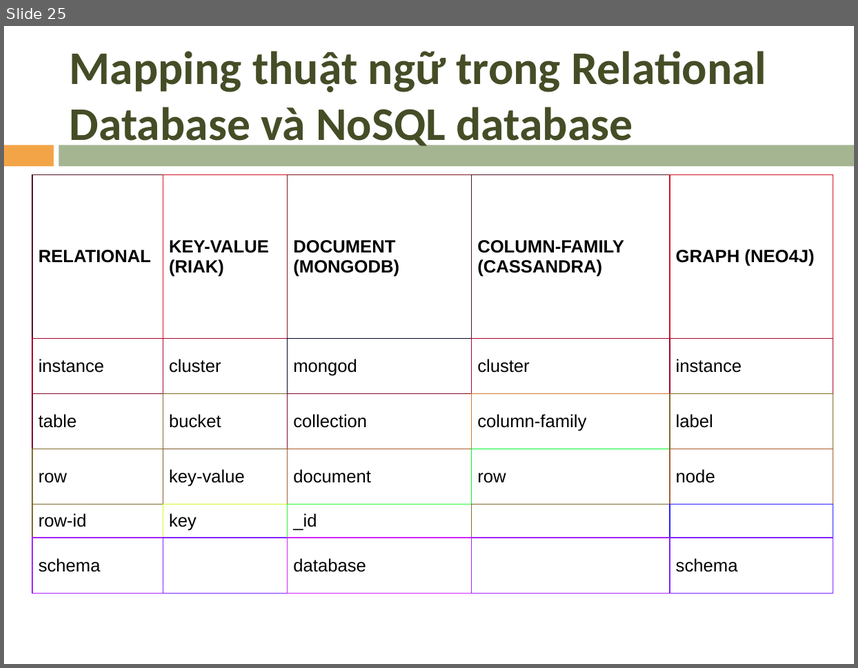
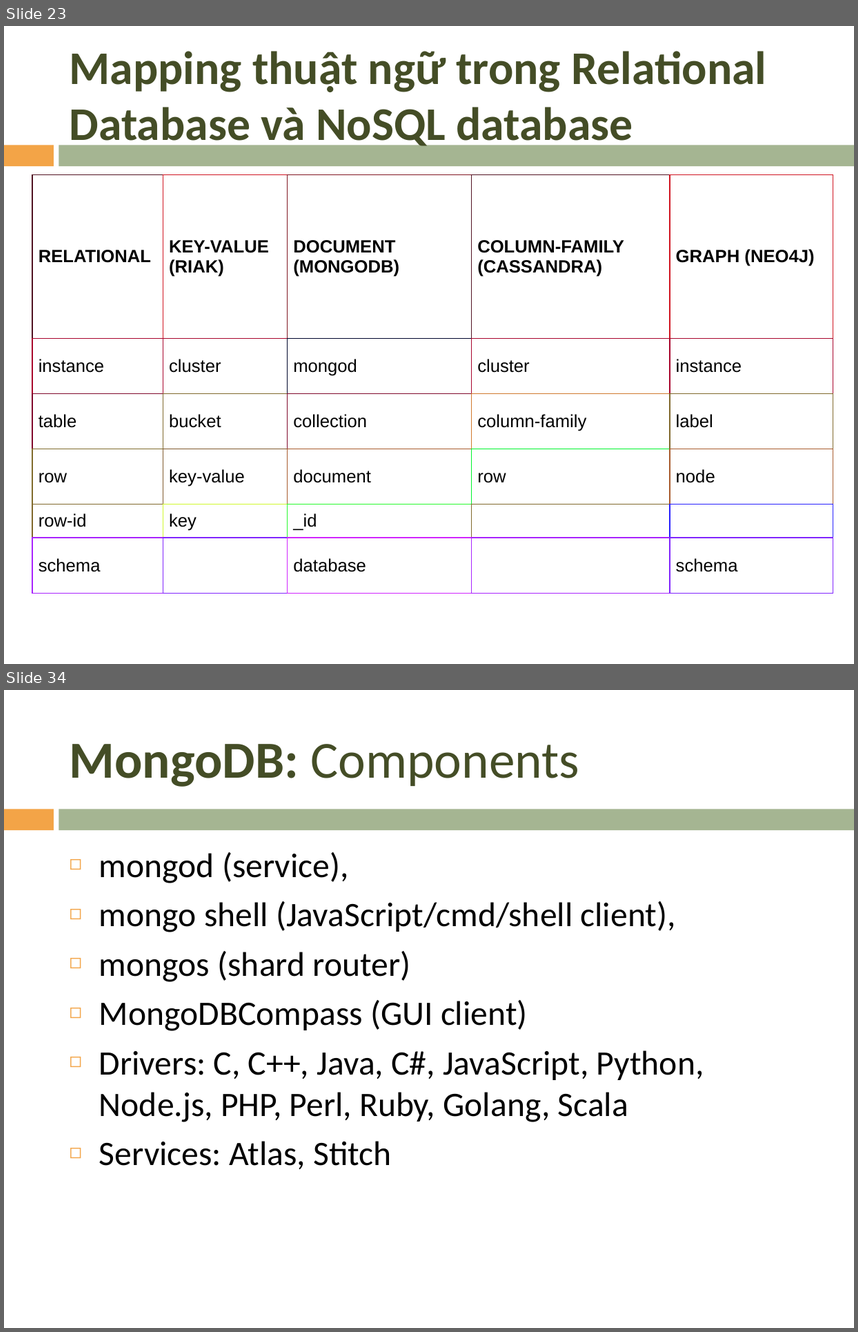
Before and after one commit to mrviit/notes, a slide deck: pp_template/nonsql/NoSQL.pptx. Shown one above the other, each under a label of ours: slide 25 before the commit, slides 23 and 34 after it; the slides between them are not shown. The pictures are 858x668 and 858x1332 pixels, drawn with LibreOffice and Linux fonts; fonts in the diff are those of the drawing; background and template pictures are left out. Boxes give left, top, right and bottom in pixels: in the first picture for what was removed or moved away, otherwise in the second. Text is boxed around its words. In the diff, an @@ line names an element or a change of style, - is before the commit and + after.

Commit message:
mongodb slide

```diff
--- a/pp_template/nonsql/NoSQL.pptx
+++ b/pp_template/nonsql/NoSQL.pptx
@@ slide 34 added at bbox=[4, 690, 854, 1328], background picture (left out); not listed: 2 template elements that a slide beside it also shows @@
@@ title added at bbox=[70, 744, 579, 787], 44 pt, text #444D26 @@
+MongoDB: Components
@@ text added at bbox=[99, 852, 704, 1169], 29 pt, text #000000 @@
+◻ mongod (service),
+◻ mongo shell (JavaScript/cmd/shell client),
+◻ mongos (shard router)
+◻ MongoDBCompass (GUI client)
+◻ Drivers: C, C++, Java, C#, JavaScript, Python, Node.js, PHP, Perl, Ruby, Golang, Scala
+◻ Services: Atlas, Stitch
@@ what was slide 25 is now slide 23 @@
```
Also in this commit, not shown: 2 slides changed, 11 other slides added, 11 slides removed, 4 other files.
